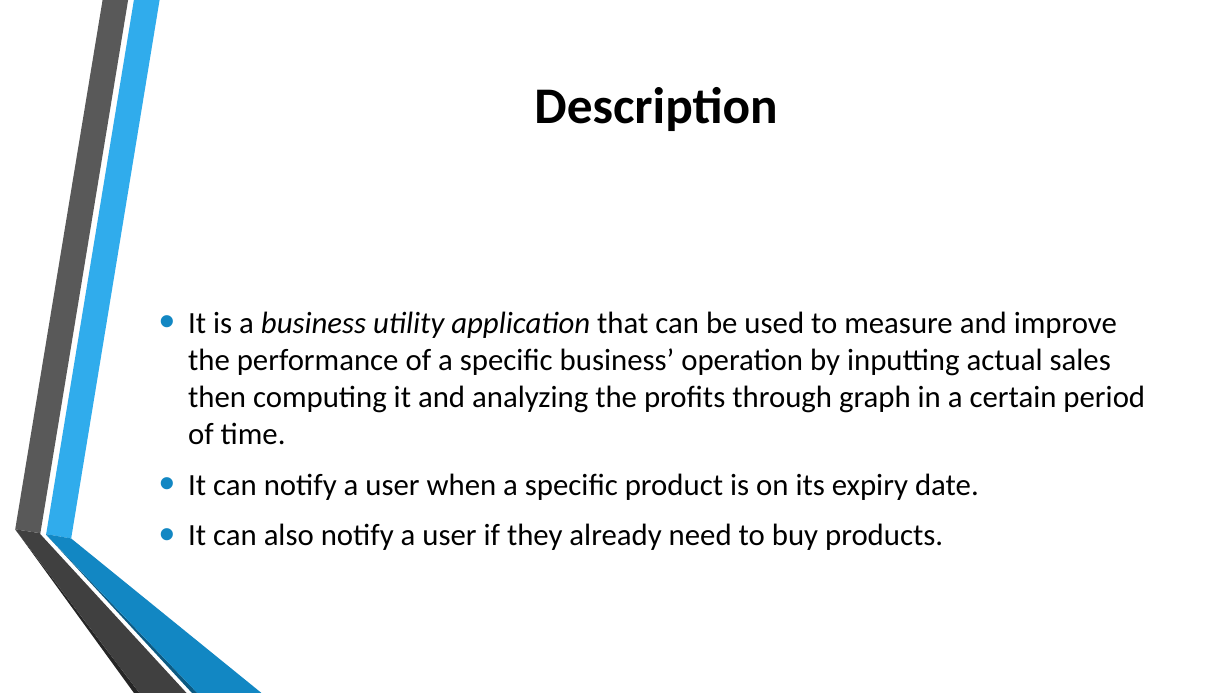
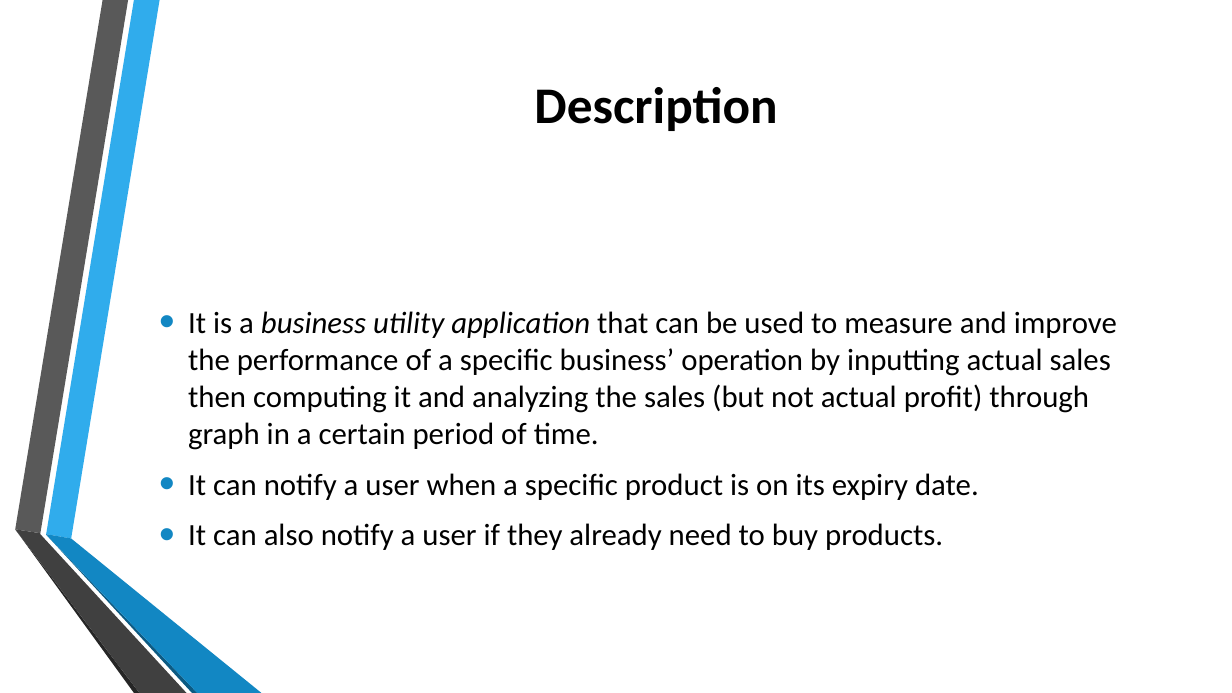
Before and after one commit to jgtadeo/Project--MOBAPPL, a slide deck: slide 2 of Mobile Application.pptx. Drawn at 1232x693 pixels with LibreOffice and Linux fonts; fonts in the diff are those of the drawing; background and template pictures are left out. Boxes give left, top, right and bottom in pixels: in the first picture for what was removed or moved away, otherwise in the second. Text is boxed around its words. In the diff, an @@ line names an element or a change of style, - is before the commit and + after.

Commit message:
update ppt

```diff
--- a/Mobile Application.pptx
+++ b/Mobile Application.pptx
@@ text at [188,311,1117,450]: text changed @@
-• It is a business utility application that can be used to measure and improve the performance of a specific business’ operation by inputting actual sales then computing it and analyzing the profits through graph in a certain period of time.
+• It is a business utility application that can be used to measure and improve the performance of a specific business’ operation by inputting actual sales then computing it and analyzing the sales (but not actual profit) through graph in a certain period of time.
```
Also in this commit, not shown: 6 other slides changed, 4 slides added.
